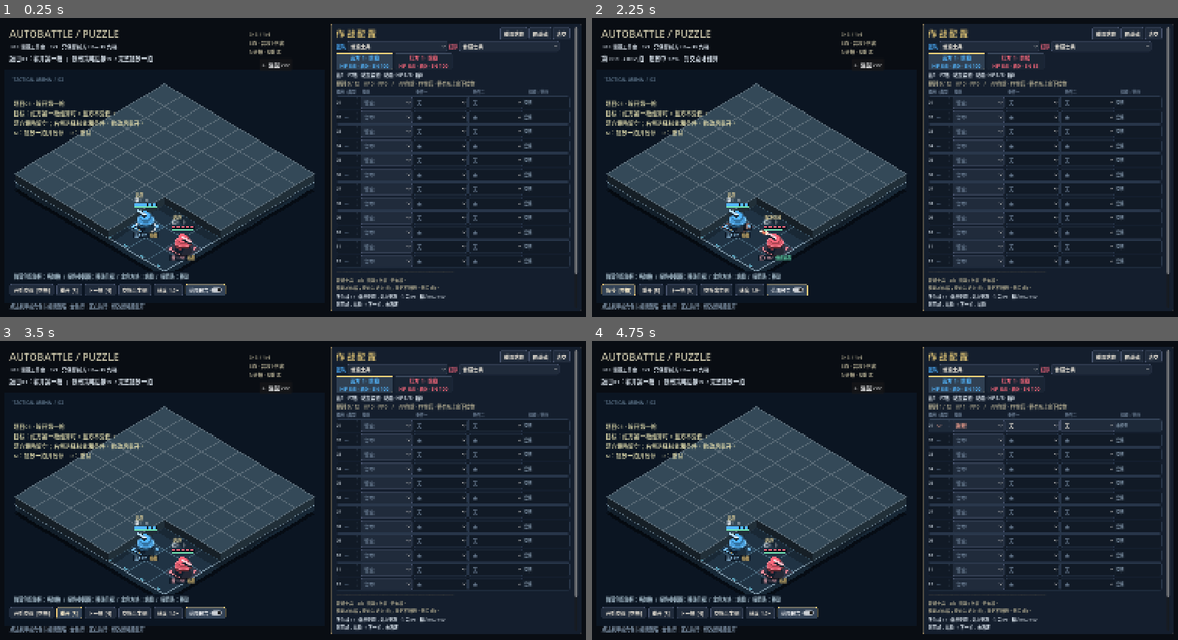
Above: before the commit, frames 1-4 (two rows, left to right).
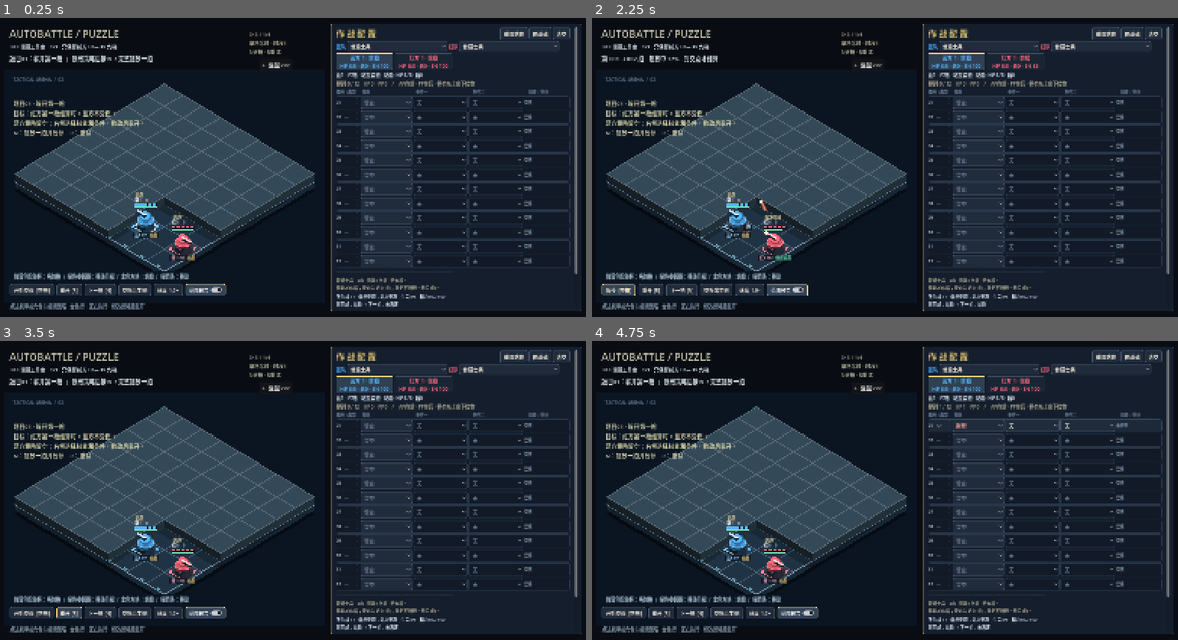
Above: after the commit, the same moments.

Repository: YuanTheouy/test-demo-autobattle
Game: Godot game, scene res://puzzle_arena.tscn
The game is run twice, just before and just after one commit, with the same random seed, the same clock (stepped at 60 frames per second) and the same inputs.
Inputs:
- Up to frame 1 (0.25 s): no input
- Up to frame 2 (2.25 s): click "重开 [R]" at 0.5 s; click "下一拍 [N]" at 1.25 s; click "继续 [空格]" at 2 s
- Up to frame 3 (3.5 s): click "重开 [R]" at 2.75 s
- Up to frame 4 (4.75 s): click "留空" at 3.5 s; click "留空" at 4.25 s

The runs differ from the first frame. In frame 1, less than 0.1% of the frame differs, in the area x 42-49%, y 7-10%; in frame 2, 0.1%, in the area x 28-49%, y 7-73%; in frame 3, less than 0.1%; in frame 4, less than 0.1%.

Commit message:
普攻改为曼哈顿四格单格吊射并使用越墙抛物线演出

Diff:
--- a/reports/beat-validation.json
+++ b/reports/beat-validation.json
@@ -212,111 +212,111 @@
 	},
 	"matches": [
 		{
-			"beats": 78,
-			"final_hp": [
+			"beats": 88,
+			"final_hp": [
+				0,
+				0,
+				0,
+				2
+			],
+			"opponent": 0,
+			"shots": 41,
+			"winner": 1
+		},
+		{
+			"beats": 173,
+			"final_hp": [
+				0,
+				0,
+				1,
+				3
+			],
+			"opponent": 1,
+			"shots": 71,
+			"winner": 1
+		},
+		{
+			"beats": 100,
+			"final_hp": [
+				0,
+				0,
+				1,
+				0
+			],
+			"opponent": 2,
+			"shots": 45,
+			"winner": 1
+		},
+		{
+			"beats": 42,
+			"final_hp": [
+				5,
+				3,
+				0,
+				0
+			],
+			"opponent": 3,
+			"shots": 26,
+			"winner": 0
+		},
+		{
+			"beats": 67,
+			"final_hp": [
+				4,
+				0,
+				0,
+				0
+			],
+			"opponent": 4,
+			"shots": 36,
+			"winner": 0
+		},
+		{
+			"beats": 54,
+			"final_hp": [
+				0,
+				0,
+				4,
+				0
+			],
+			"opponent": 5,
+			"shots": 25,
+			"winner": 1
+		},
+		{
+			"beats": 80,
+			"final_hp": [
+				0,
+				0,
 				2,
+				5
+			],
+			"opponent": 6,
+			"shots": 40,
+			"winner": 1
+		},
+		{
+			"beats": 58,
+			"final_hp": [
+				3,
 				1,
 				0,
 				0
 			],
-			"opponent": 0,
-			"shots": 40,
+			"opponent": 7,
+			"shots": 39,
 			"winner": 0
 		},
 		{
-			"beats": 166,
-			"final_hp": [
-				2,
-				4,
-				0,
-				0
-			],
-			"opponent": 1,
-			"shots": 70,
-			"winner": 0
-		},
-		{
-			"beats": 121,
-			"final_hp": [
-				1,
-				0,
-				0,
-				0
-			],
-			"opponent": 2,
-			"shots": 47,
-			"winner": 0
-		},
-		{
-			"beats": 15,
-			"final_hp": [
-				5,
-				5,
-				0,
-				0
-			],
-			"opponent": 3,
-			"shots": 12,
-			"winner": 0
-		},
-		{
-			"beats": 61,
-			"final_hp": [
-				5,
-				2,
-				0,
-				0
-			],
-			"opponent": 4,
-			"shots": 33,
-			"winner": 0
-		},
-		{
-			"beats": 77,
-			"final_hp": [
-				0,
-				0,
-				0,
-				2
-			],
-			"opponent": 5,
-			"shots": 35,
-			"winner": 1
-		},
-		{
-			"beats": 91,
-			"final_hp": [
-				3,
-				0,
-				0,
-				0
-			],
-			"opponent": 6,
-			"shots": 35,
-			"winner": 0
-		},
-		{
-			"beats": 64,
-			"final_hp": [
-				0,
-				0,
-				0,
-				1
-			],
-			"opponent": 7,
-			"shots": 36,
-			"winner": 1
-		},
-		{
-			"beats": 85,
-			"final_hp": [
-				0,
-				0,
-				0,
-				4
+			"beats": 55,
+			"final_hp": [
+				0,
+				0,
+				0,
+				3
 			],
 			"opponent": 8,
-			"shots": 31,
+			"shots": 24,
 			"winner": 1
 		}
 	],
@@ -334,6 +334,17 @@
 		"unaffordable, cooling or unsafe dodge leaves the original movement committed",
 		"slow adds one beat to walking but never to the one-beat dodge"
 	],
+	"normal_lob": {
+		"checks": [
+			"ordinary aliases arc over cover; other direct shots remain blocked",
+			"diagonal targets allowed at Manhattan4, excluded at5",
+			"only locked cell is damaged; adjacent enemy is safe",
+			"lob rises above walls and descends to ground at endpoint"
+		],
+		"impact_cells": 1,
+		"metric": "Manhattan",
+		"range": 4
+	},
 	"occupancy": [
 		"markers remain in the source cell during the first move beat and switch on arrival, independent of body interpolation",
 		"standing/mobile pose is explicit, including attacking in mobile pose",
@@ -382,8 +393,8 @@
 			"default soldier preset uses only standing, ordinary attack, engagement and PP dodge; no ultimate"
 		],
 		"match": {
-			"beats": 63,
-			"shots": 28,
+			"beats": 71,
+			"shots": 26,
 			"winner": -1
 		}
 	},
--- a/scripts/beat_battle.gd
+++ b/scripts/beat_battle.gd
@@ -102,7 +102,7 @@
 	for node in get_children():
 		if node is Label and node.text == "AUTOBATTLE": node.text = "AUTOBATTLE / BEAT"
 	update_beat_menus()
-	soldier_hint = text_label(self, "普通士兵对练\n5血 · 普攻1伤害\n射击3拍 · 独立CD6拍\n无大招", 14)
+	soldier_hint = text_label(self, "普通士兵对练\n5血 · 单格吊射1伤害\n射程4格 · 射击3拍 · 独立CD6拍\n无大招", 14)
 	soldier_hint.position = Vector2(700, 35)
 	soldier_hint.modulate = Color("c8b997")
 	arena_mode_button = add_button(self, "3×3 谜题 →", func(): get_tree().change_scene_to_file("res://puzzle_arena.tscn"))
@@ -145,7 +145,7 @@
 			elif index < entries.size(): menu.tooltip_text = entries[index].rule[column]
 
 func beat_help(skill: String) -> String:
-	if skill in ["普通攻击", "点射"]: return "普通射击需站立：非站立先花1拍站立，再瞄准预警1拍 → 目标格结算1拍 → 后摇1拍，结束恢复站立。瞄准可被侧闪取消；击发不可取消；后摇可取消，但侧闪后需重新站立。消耗15精力。独立CD6拍，从开火起算，与后摇重叠；没有公共CD。"
+	if skill in ["普通攻击", "点射"]: return "单格吊射：曼哈顿距离≤4格，允许斜向选格、越墙，只命中瞄准时锁定的1格，不追踪目标。需站立：非站立先花1拍站立，再瞄准预警1拍 → 目标格结算1拍 → 后摇1拍，结束恢复站立。瞄准可被侧闪取消；击发不可取消；后摇可取消，但侧闪后需重新站立。消耗15精力。独立CD6拍，从开火起算，与后摇重叠；没有公共CD。"
 	if skill == "站稳": return "耗1拍，移动姿态恢复站稳；不跨格。高级技能必须先站稳。预设附加有射位条件，可排序、改条件或删除。"
 	if skill in Beat.MOVE or skill in ["向左移动", "向右移动", "向上移动", "向下移动"]: return "普通移动2拍一格；同方向可以连续走，换方向前自动站立1拍。移动硬直只能用PP侧闪取消；侧闪1拍一格，结束为有方向的移动姿态，同向可接普通移动，换向先站立1拍。减速时普通移动额外1拍。"
 	if skill == "侧闪": return "真实预警触发，1拍跨入安全相邻格，耗20精力。前摇取消退款，后摇取消不退款，释放硬直/碰撞中禁用；无安全格不触发。结束保留侧闪方向的移动姿态，同向接普通移动无需站立；转向或普攻须先站立。"
--- a/scripts/beat_presentation.gd
+++ b/scripts/beat_presentation.gd
@@ -105,7 +105,11 @@
 			bursts.append({"p": sim.center(cell), "age": -flight_time, "team": effect.team, "total_beats": maxi(1, effect.at - effect.get("warn_from", effect.at - maxi(1, sim.flight_delay(effect.skill))))})
 		if sim.flight_delay(effect.skill) == 0:
 			for cell in effect.cells:
-				flights.append({"from": position(after[effect.source]), "to": sim.center(cell), "age": 0.0, "duration": flight_time if ordinary or deferred else 0.16, "team": effect.team, "arc": false, "beam": not ordinary})
+				flights.append({"from": position(after[effect.source]), "to": sim.center(cell), "age": 0.0, "duration": flight_time if ordinary or deferred else 0.16, "team": effect.team, "arc": ordinary, "lobbed": ordinary, "beam": not ordinary})
+
+static func flight_height(flight: Dictionary, progress: float) -> float:
+	var base := lerpf(28.0, 4.0, progress) if flight.get("lobbed", false) else 28.0
+	return base + (sin(progress * PI) * 100.0 if flight.arc else 0.0)
 
 func finish_segment(before: Array, after: Array) -> void:
 	# Arrival has been shown; now reveal HP changes and impact feedback at the endpoint.
--- a/scripts/beat_simulation.gd
+++ b/scripts/beat_simulation.gd
@@ -5,6 +5,7 @@
 const CELL_SIZE := 80.0
 const SECONDS := 0.25
 const MOVE_BEATS := 2
+const NORMAL_RANGE := 4
 const MAX_HP := 5
 const COLLISION_DAMAGE := 1
 const HEAL := 1
@@ -213,9 +214,9 @@
 	return DAMAGE.get(skill, 0)
 
 func ranged(u: Dictionary, target: Dictionary, skill: String) -> bool:
-	if distance(u.cell, target.cell) > (2 if skill == "霰弹" else 4): return false
+	if distance(u.cell, target.cell) > (2 if skill == "霰弹" else (NORMAL_RANGE if skill in ["普通攻击", "点射"] else 4)): return false
 	if skill in ["蓄能贯穿", "裂地冲击", "天穹贯穿"] and target.cell not in coverage(u, skill, target.cell): return false
-	return skill in ["抛射轰击", "烈焰爆破", "星火轰炸"] or sight(u.cell, target.cell)
+	return skill in ["普通攻击", "点射", "抛射轰击", "烈焰爆破", "星火轰炸"] or sight(u.cell, target.cell)
 
 func ally_of(u: Dictionary, snapshot: Array) -> int:
 	for v in snapshot:
--- a/scripts/beat_validation.gd
+++ b/scripts/beat_validation.gd
@@ -262,6 +262,7 @@
 	report.balance = preload("res://scripts/beat_balance_validation.gd").run(game)
 	report.telegraphs = preload("res://scripts/beat_telegraph_validation.gd").run(game)
 	report.shooting = validate_shooting(game)
+	report.normal_lob = validate_normal_lob(game)
 	report.shot_postures = validate_shot_postures(game)
 	report.dodge_movement_pose = validate_dodge_pose(game)
 	report.boundary = validate_boundaries(game)
@@ -274,6 +275,34 @@
 	var file := FileAccess.open("res://reports/beat-validation.json", FileAccess.WRITE)
 	file.store_string(JSON.stringify(report, "\t"))
 	print("BEAT PASSED: soldier preset, 9-beat straight route/12-beat zigzag, turn-standing, smooth braking, two-beat committed movement, one-beat PP dodge, six symmetric cases, nine legacy presets and editor")
+
+static func validate_normal_lob(game) -> Dictionary:
+	var sim = fixture(game)
+	sim.units[2].cell = Vector2i(4, 3)
+	sim.blocked_cells.append(Vector2i(3, 3))
+	assert(not sim.sight(sim.units[0].cell, sim.units[2].cell))
+	for skill in ["普通攻击", "点射"]:
+		assert(sim.ranged(sim.units[0], sim.units[2], skill))
+	assert(not sim.ranged(sim.units[0], sim.units[2], "火矢"))
+	sim.units[2].cell = Vector2i(4, 5) # Two across and two down: Manhattan 4, not Euclidean.
+	assert(sim.ranged(sim.units[0], sim.units[2], "普通攻击"))
+	sim.units[2].cell = Vector2i(5, 5)
+	assert(not sim.ranged(sim.units[0], sim.units[2], "普通攻击"))
+	sim.units[2].cell = Vector2i(4, 3)
+	sim.units[3].hp = 5
+	sim.units[3].cell = Vector2i(4, 4)
+	ap(sim, 0, "普通攻击")
+	sim.tick()
+	assert(sim.units[0].lock_cells == [Vector2i(4, 3)])
+	var preview: Dictionary = sim.preview_segment()
+	var display = preload("res://scripts/beat_presentation.gd").new()
+	display.reset(sim.units)
+	display.begin(sim.units, preview.units, sim, preview)
+	assert(display.flights.size() == 1 and display.flights[0].arc and display.flights[0].lobbed)
+	assert(display.flight_height(display.flights[0], 0.5) > 100 and is_equal_approx(display.flight_height(display.flights[0], 1.0), 4.0))
+	sim.tick()
+	assert(sim.units[2].hp == 4 and sim.units[3].hp == 5)
+	return {"range": Beat.NORMAL_RANGE, "metric": "Manhattan", "impact_cells": 1, "checks": ["ordinary aliases arc over cover; other direct shots remain blocked", "diagonal targets allowed at Manhattan4, excluded at5", "only locked cell is damaged; adjacent enemy is safe", "lob rises above walls and descends to ground at endpoint"]}
 
 static func validate_dodge_pose(game) -> Dictionary:
 	var checks: Array = []
--- a/scripts/beat_view.gd
+++ b/scripts/beat_view.gd
@@ -197,10 +197,10 @@
 			line(flight.from, flight.to, Color(color, 1.0 - t), 4, 28)
 			continue
 		var p: Vector2 = Vector2(flight.from).lerp(flight.to, t)
-		var height := 28.0 + (sin(t * PI) * 100.0 if flight.arc else 0.0)
+		var height: float = g.presentation.flight_height(flight, t)
 		var tail_t := maxf(0.0, t - 0.12)
 		var tail: Vector2 = Vector2(flight.from).lerp(flight.to, tail_t)
-		var tail_h := 28.0 + (sin(tail_t * PI) * 100.0 if flight.arc else 0.0)
+		var tail_h: float = g.presentation.flight_height(flight, tail_t)
 		g.draw_line(project(tail, tail_h), project(p, height), Color(color, 0.3), 10, true)
 		g.draw_line(project(tail, tail_h), project(p, height), color, 3, true)
 		g.draw_circle(project(p, height), 5 if flight.arc else 3, Color("fff5db"))
--- a/scripts/puzzle_battle.gd
+++ b/scripts/puzzle_battle.gd
@@ -91,7 +91,7 @@
 	subtitle.text = "3×3 谜题工作台 · 1v1 · 只保留前方 F6—H8 九格"
 	if not started: status_label.text = "题目01：躲开第一枪  |  修改策略后按 N，完整播放一拍"
 	for uid in range(roster_buttons.size()): roster_buttons[uid].visible = uid in PARTICIPANTS
-	if soldier_hint != null: soldier_hint.text = "3×3 / 1v1\n5血 · 普攻1伤害\nN逐拍 · R重试"
+	if soldier_hint != null: soldier_hint.text = "3×3 / 1v1\n单格吊射 · 射程4\nN逐拍 · R重试"
 	if puzzle_hint != null:
 		puzzle_hint.text = "题目01 · 躲开第一枪\n目标：红方第一枪结算时，蓝方不受伤。\n蓝方策略留空；右侧选择技能和条件，修改后重开。\nN：播放一拍并暂停    R：重试" if puzzle_outcome.is_empty() else puzzle_outcome + "\n按 R 重试，或修改蓝方策略后再试。"
 
Binary file changed: reports/beat-shooting-preview.png
Binary file changed: reports/puzzle-preview.png
Not shown, changed: README.md
Not shown, changed: docs/beat-combat.md
